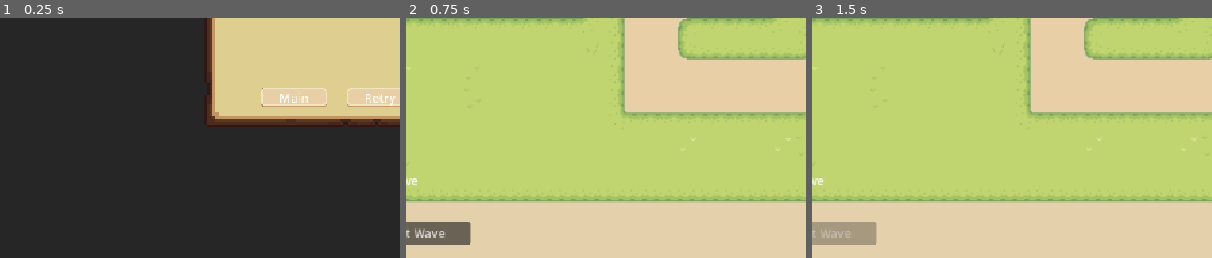
Above: before the commit, frames 1-3 (left to right).
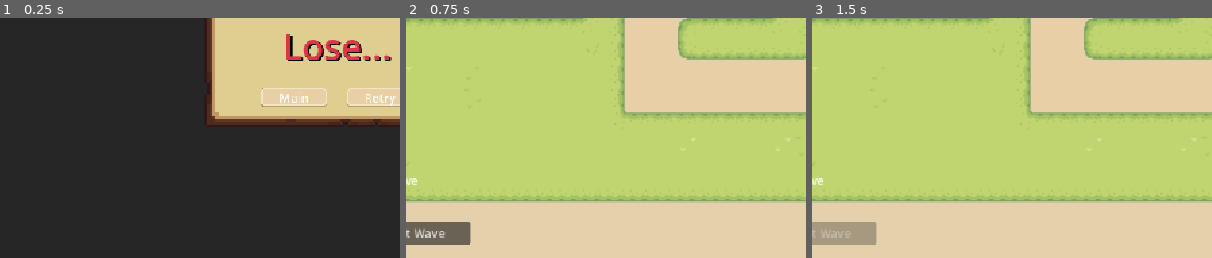
Above: after the commit, the same moments.

Repository: psvm203/rgb-defense
Game: Godot game, scene res://ui/lose.tscn
Two runs of this game, one before a commit and one after it. Both use one fixed random seed, a clock stepped at 60 frames per second and the inputs below. This scene is started directly instead of the project's main scene.
Inputs:
- Up to frame 1 (0.25 s): no input
- Up to frame 2 (0.75 s): click "Retry" at 0.5 s
- Up to frame 3 (1.5 s): click "Start Wave" at 1.25 s
The pictures show only the part of the screen within x 8-58%, y 50-100%; the shares and areas given below are measured in that part.

The runs differ from the first frame. In frame 1, 1.2% of the frame differs, in the area x 71-98%, y 6-18%; in frame 2, nothing differs; in frame 3, nothing differs.

Commit message:
feat(ui): add title text to victory and lose screens

Diff:
--- a/ui/lose.tscn
+++ b/ui/lose.tscn
@@ -32,6 +32,25 @@
 texture = ExtResource("2_lose")
 expand_mode = 1
 stretch_mode = 5
+
+[node name="TitleLabel" type="Label" parent="CenterContainer/LoseContainer"]
+layout_mode = 1
+anchors_preset = 12
+anchor_top = 1.0
+anchor_right = 1.0
+anchor_bottom = 1.0
+offset_top = -180.0
+offset_bottom = -120.0
+grow_horizontal = 2
+grow_vertical = 0
+theme_override_colors/font_color = Color(0.862745, 0.207843, 0.270588, 1)
+theme_override_colors/font_shadow_color = Color(0, 0, 0, 1)
+theme_override_constants/shadow_offset_x = 2
+theme_override_constants/shadow_offset_y = 2
+theme_override_font_sizes/font_size = 48
+text = "Lose..."
+horizontal_alignment = 1
+vertical_alignment = 1
 
 [node name="HBoxContainer" type="HBoxContainer" parent="CenterContainer/LoseContainer"]
 layout_mode = 1
--- a/ui/victory.tscn
+++ b/ui/victory.tscn
@@ -32,6 +32,25 @@
 texture = ExtResource("2_win")
 expand_mode = 1
 stretch_mode = 5
+
+[node name="TitleLabel" type="Label" parent="CenterContainer/WinContainer"]
+layout_mode = 1
+anchors_preset = 12
+anchor_top = 1.0
+anchor_right = 1.0
+anchor_bottom = 1.0
+offset_top = -180.0
+offset_bottom = -120.0
+grow_horizontal = 2
+grow_vertical = 0
+theme_override_colors/font_color = Color(0.960784, 0.811765, 0.403922, 1)
+theme_override_colors/font_shadow_color = Color(0, 0, 0, 1)
+theme_override_constants/shadow_offset_x = 2
+theme_override_constants/shadow_offset_y = 2
+theme_override_font_sizes/font_size = 48
+text = "Win!"
+horizontal_alignment = 1
+vertical_alignment = 1
 
 [node name="HBoxContainer" type="HBoxContainer" parent="CenterContainer/WinContainer"]
 layout_mode = 1
Not shown, added: ui/lose.gd.uid
